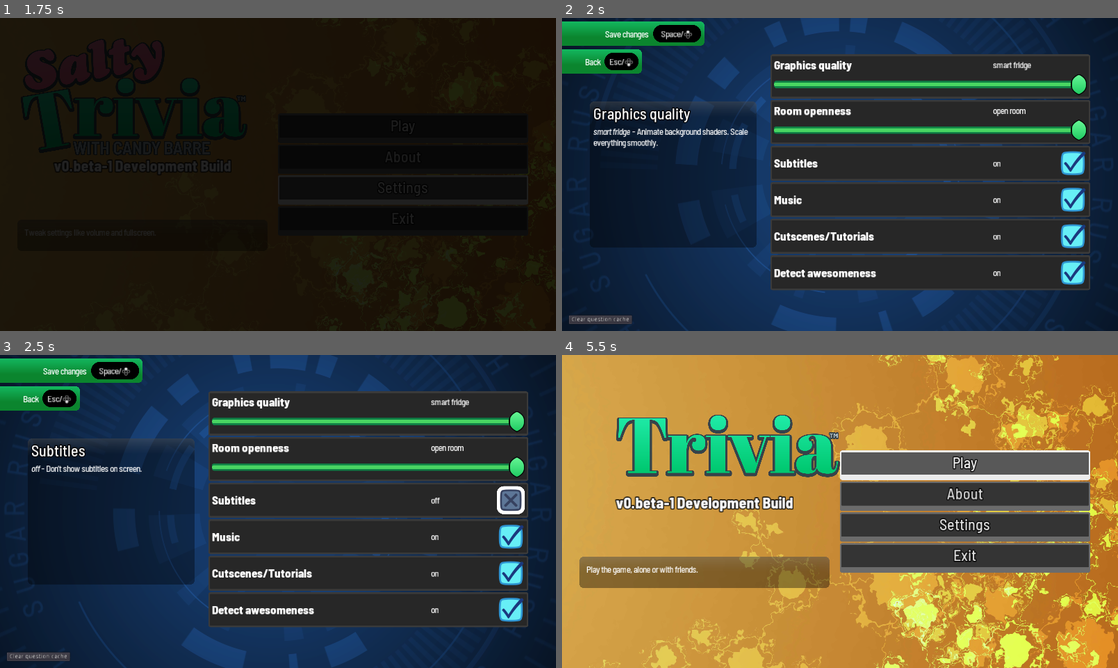
Above: before the commit, frames 1-4 (two rows, left to right).
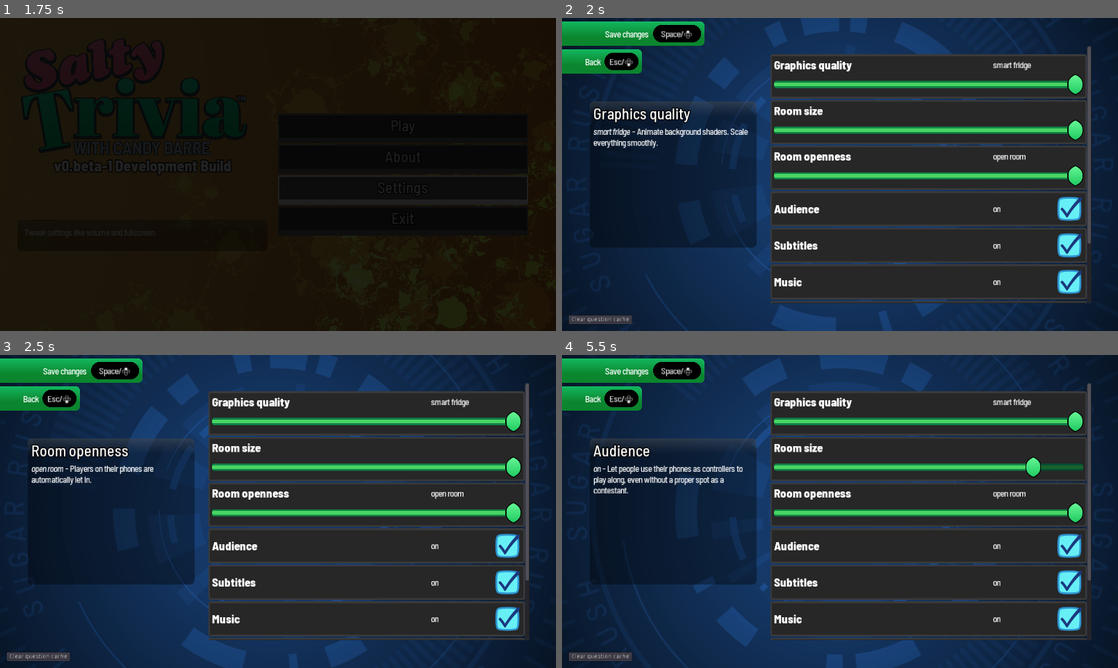
Above: after the commit, the same moments.

Repository: JapanYoshi/salty
Game: Godot game, scene res://SplashScreen.tscn
Same seed, same stepped clock (60 frames per second), same inputs: the game is played once before the commit and once after it. Sound files missing from this copy of the repository are replaced by a short silence.
Inputs (mouse positions are in pixels of both pictures, inside the frame that each line leads up to):
- Up to frame 1 (1.75 s): tap Enter (ui_accept) at 0.5, 0.77 s; move the mouse to (400, 158) at 0.52 s; hold Right (ui_right) 0.53-1.25 s; hold U (signup2) 0.53-1.25 s; click (400, 158) at 0.67 s; click "Settings" at 1.25 s
- Up to frame 2 (2 s): no input
- Up to frame 3 (2.5 s): click (511, 498) at 2.02 s
- Up to frame 4 (5.5 s): move the mouse to (728, 527) at 2.77 s; hold Down (ui_down) 2.78-3.53 s; tap O (signup2b) at 2.85 s; click (728, 527) at 2.92 s; tap Enter (ui_accept) at 3.02, 4.52, 5.27 s; move the mouse to (895, 442) at 3.52 s; hold Right (ui_right) 3.53-4.28 s; tap G at 3.6 s; click (895, 442) at 3.67 s; move the mouse to (812, 574) at 4.27 s; hold Q (signup0) 4.28-5.03 s; tap V at 4.35 s; click (812, 574) at 4.42 s; move the mouse to (1006, 558) at 5.02 s; hold Left (ui_left) from 5.03 s (still down); tap B at 5.1 s; click (1006, 558) at 5.17 s

Frame 1 is identical in both runs. In frame 2, 9.2% of the frame differs, in the area x 37-96%, y 8-92%; in frame 3, 10%; in frame 4, 92%, in the area x 0-100%, y 0-100%.
Error in both runs: Invalid get index '1' (on base: 'PoolStringArray'). (res://logo/LogoContainer.gd:16)

Commit message:
Add player count and audience options

Diff:
--- a/Settings.gd
+++ b/Settings.gd
@@ -24,6 +24,51 @@
 			}
 		]
 	},{
+		k = "room_size",
+		t = "Room size",
+		o = [
+			{
+				v = 0,
+				t = "1 player",
+				d = "Who needs that pesky competition when you can play with yourself, amirite?"
+			},
+			{
+				v = 1,
+				t = "1 - 2 players",
+				d = "A romantic round of Salty Trivia with your loved one. Or a balls-to-the-wall one-on-one duel."
+			},
+			{
+				v = 2,
+				t = "1 - 3 players",
+				d = "A classic three-way. One player slot for each of your two friends!"
+			},
+			{
+				v = 3,
+				t = "1 - 4 players",
+				d = "You think any more than 4 players is overkill, really."
+			},
+			{
+				v = 4,
+				t = "1 - 5 players",
+				d = "Shake your body if you’re feeling like a fi-i-ive-player game."
+			},
+			{
+				v = 5,
+				t = "1 - 6 players",
+				d = "A perfect number of players! (mathematically speaking, 6 is a “perfect number”)"
+			},
+			{
+				v = 6,
+				t = "1 - 7 players",
+				d = "6 out of 7 people are satisfied with a 7-player game. Screw that other 1 person."
+			},
+			{
+				v = 7,
+				t = "1 - 8 players",
+				d = "“I’m playing the whole game; I’m gonna use the whole game.”"
+			}
+		]
+	},{
 		k = "room_openness",
 		t = "Room openness",
 		o = [
@@ -35,12 +80,27 @@
 			{
 				v = 1,
 				t = "vetted",
-				d = "Players on their phones must be allowed in one by one."
+				d = "Players on their phones must be allowed in one by one. (This doesn’t apply to audience members, by the way.)"
 			},
 			{
 				v = 2,
 				t = "open room",
 				d = "Players on their phones are automatically let in."
+			}
+		]
+	},{
+		k = "audience",
+		t = "Audience",
+		o = [
+			{
+				v = false,
+				t = "off",
+				d = "If people want to play along, you want them to keep score on a piece of paper or something."
+			},
+			{
+				v = true,
+				t = "on",
+				d = "Let people use their phones as controllers to play along, even without a proper spot as a contestant."
 			}
 		]
 	},{
--- a/Settings.tscn
+++ b/Settings.tscn
@@ -306,44 +306,44 @@
 }
 
 [node name="VBoxContainer" type="VBoxContainer" parent="Scroll"]
-margin_right = 736.0
-margin_bottom = 584.0
+margin_right = 728.0
+margin_bottom = 774.0
 size_flags_horizontal = 3
 alignment = 2
 
 [node name="TopSpacer" type="Control" parent="Scroll/VBoxContainer"]
-margin_right = 736.0
+margin_right = 728.0
 margin_bottom = 16.0
 rect_min_size = Vector2( 0, 16 )
 
-[node name="PanelContainer" type="PanelContainer" parent="Scroll/VBoxContainer"]
+[node name="GraphicsQuality" type="PanelContainer" parent="Scroll/VBoxContainer"]
 margin_top = 20.0
-margin_right = 736.0
+margin_right = 728.0
 margin_bottom = 122.0
 rect_min_size = Vector2( 0, 80 )
 theme = ExtResource( 21 )
 
-[node name="VBox" type="VBoxContainer" parent="Scroll/VBoxContainer/PanelContainer"]
-margin_left = 8.0
-margin_top = 8.0
-margin_right = 728.0
+[node name="VBox" type="VBoxContainer" parent="Scroll/VBoxContainer/GraphicsQuality"]
+margin_left = 8.0
+margin_top = 8.0
+margin_right = 720.0
 margin_bottom = 94.0
 
-[node name="HSplit" type="HBoxContainer" parent="Scroll/VBoxContainer/PanelContainer/VBox"]
-margin_right = 720.0
+[node name="HSplit" type="HBoxContainer" parent="Scroll/VBoxContainer/GraphicsQuality/VBox"]
+margin_right = 712.0
 margin_bottom = 34.0
 
-[node name="Label" type="Label" parent="Scroll/VBoxContainer/PanelContainer/VBox/HSplit"]
+[node name="Label" type="Label" parent="Scroll/VBoxContainer/GraphicsQuality/VBox/HSplit"]
 margin_right = 500.0
 margin_bottom = 34.0
 rect_min_size = Vector2( 500, 0 )
 size_flags_horizontal = 0
 custom_fonts/font = ExtResource( 24 )
 
-[node name="value" type="Label" parent="Scroll/VBoxContainer/PanelContainer/VBox/HSplit"]
+[node name="value" type="Label" parent="Scroll/VBoxContainer/GraphicsQuality/VBox/HSplit"]
 margin_left = 504.0
 margin_top = 3.0
-margin_right = 720.0
+margin_right = 712.0
 margin_bottom = 30.0
 rect_min_size = Vector2( 140, 0 )
 size_flags_horizontal = 3
@@ -353,15 +353,15 @@
 "_edit_use_anchors_": false
 }
 
-[node name="HBoxContainer" type="HBoxContainer" parent="Scroll/VBoxContainer/PanelContainer/VBox"]
+[node name="HBoxContainer" type="HBoxContainer" parent="Scroll/VBoxContainer/GraphicsQuality/VBox"]
 margin_top = 38.0
-margin_right = 720.0
+margin_right = 712.0
 margin_bottom = 86.0
 
-[node name="HSlider" type="HSlider" parent="Scroll/VBoxContainer/PanelContainer/VBox/HBoxContainer"]
-margin_right = 720.0
+[node name="HSlider" type="HSlider" parent="Scroll/VBoxContainer/GraphicsQuality/VBox/HBoxContainer"]
+margin_right = 712.0
 margin_bottom = 48.0
-focus_neighbour_bottom = NodePath("../../../../PanelContainer6/VBox/HBoxContainer/HSlider")
+focus_neighbour_top = NodePath("../../../../RoomOpenness/VBox/HBoxContainer/HSlider")
 size_flags_horizontal = 3
 max_value = 2.0
 value = 2.0
@@ -369,34 +369,34 @@
 "_edit_use_anchors_": false
 }
 
-[node name="PanelContainer6" type="PanelContainer" parent="Scroll/VBoxContainer"]
+[node name="RoomSize" type="PanelContainer" parent="Scroll/VBoxContainer"]
 margin_top = 126.0
-margin_right = 736.0
+margin_right = 728.0
 margin_bottom = 228.0
 rect_min_size = Vector2( 0, 80 )
 theme = ExtResource( 21 )
 
-[node name="VBox" type="VBoxContainer" parent="Scroll/VBoxContainer/PanelContainer6"]
-margin_left = 8.0
-margin_top = 8.0
-margin_right = 728.0
+[node name="VBox" type="VBoxContainer" parent="Scroll/VBoxContainer/RoomSize"]
+margin_left = 8.0
+margin_top = 8.0
+margin_right = 720.0
 margin_bottom = 94.0
 
-[node name="HSplit" type="HBoxContainer" parent="Scroll/VBoxContainer/PanelContainer6/VBox"]
-margin_right = 720.0
+[node name="HSplit" type="HBoxContainer" parent="Scroll/VBoxContainer/RoomSize/VBox"]
+margin_right = 712.0
 margin_bottom = 34.0
 
-[node name="Label" type="Label" parent="Scroll/VBoxContainer/PanelContainer6/VBox/HSplit"]
+[node name="Label" type="Label" parent="Scroll/VBoxContainer/RoomSize/VBox/HSplit"]
 margin_right = 500.0
 margin_bottom = 34.0
 rect_min_size = Vector2( 500, 0 )
 size_flags_horizontal = 0
 custom_fonts/font = ExtResource( 24 )
 
-[node name="value" type="Label" parent="Scroll/VBoxContainer/PanelContainer6/VBox/HSplit"]
+[node name="value" type="Label" parent="Scroll/VBoxContainer/RoomSize/VBox/HSplit"]
 margin_left = 504.0
 margin_top = 3.0
-margin_right = 720.0
+margin_right = 712.0
 margin_bottom = 30.0
 rect_min_size = Vector2( 140, 0 )
 size_flags_horizontal = 3
@@ -406,15 +406,68 @@
 "_edit_use_anchors_": false
 }
 
-[node name="HBoxContainer" type="HBoxContainer" parent="Scroll/VBoxContainer/PanelContainer6/VBox"]
+[node name="HBoxContainer" type="HBoxContainer" parent="Scroll/VBoxContainer/RoomSize/VBox"]
 margin_top = 38.0
+margin_right = 712.0
+margin_bottom = 86.0
+
+[node name="HSlider" type="HSlider" parent="Scroll/VBoxContainer/RoomSize/VBox/HBoxContainer"]
+margin_right = 712.0
+margin_bottom = 48.0
+focus_neighbour_top = NodePath("../../../../RoomOpenness/VBox/HBoxContainer/HSlider")
+size_flags_horizontal = 3
+max_value = 7.0
+value = 7.0
+__meta__ = {
+"_edit_use_anchors_": false
+}
+
+[node name="RoomOpenness" type="PanelContainer" parent="Scroll/VBoxContainer"]
+margin_top = 232.0
+margin_right = 728.0
+margin_bottom = 334.0
+rect_min_size = Vector2( 0, 80 )
+theme = ExtResource( 21 )
+
+[node name="VBox" type="VBoxContainer" parent="Scroll/VBoxContainer/RoomOpenness"]
+margin_left = 8.0
+margin_top = 8.0
 margin_right = 720.0
+margin_bottom = 94.0
+
+[node name="HSplit" type="HBoxContainer" parent="Scroll/VBoxContainer/RoomOpenness/VBox"]
+margin_right = 712.0
+margin_bottom = 34.0
+
+[node name="Label" type="Label" parent="Scroll/VBoxContainer/RoomOpenness/VBox/HSplit"]
+margin_right = 500.0
+margin_bottom = 34.0
+rect_min_size = Vector2( 500, 0 )
+size_flags_horizontal = 0
+custom_fonts/font = ExtResource( 24 )
+
+[node name="value" type="Label" parent="Scroll/VBoxContainer/RoomOpenness/VBox/HSplit"]
+margin_left = 504.0
+margin_top = 3.0
+margin_right = 712.0
+margin_bottom = 30.0
+rect_min_size = Vector2( 140, 0 )
+size_flags_horizontal = 3
+custom_fonts/font = ExtResource( 18 )
+clip_text = true
+__meta__ = {
+"_edit_use_anchors_": false
+}
+
+[node name="HBoxContainer" type="HBoxContainer" parent="Scroll/VBoxContainer/RoomOpenness/VBox"]
+margin_top = 38.0
+margin_right = 712.0
 margin_bottom = 86.0
 
-[node name="HSlider" type="HSlider" parent="Scroll/VBoxContainer/PanelContainer6/VBox/HBoxContainer"]
-margin_right = 720.0
+[node name="HSlider" type="HSlider" parent="Scroll/VBoxContainer/RoomOpenness/VBox/HBoxContainer"]
+margin_right = 712.0
 margin_bottom = 48.0
-focus_neighbour_top = NodePath("../../../../PanelContainer/VBox/HBoxContainer/HSlider")
+focus_neighbour_bottom = NodePath("../../../../RoomSize/VBox/HBoxContainer/HSlider")
 size_flags_horizontal = 3
 max_value = 2.0
 value = 2.0
@@ -422,24 +475,24 @@
 "_edit_use_anchors_": false
 }
 
-[node name="PanelContainer2" type="PanelContainer" parent="Scroll/VBoxContainer"]
-margin_top = 232.0
-margin_right = 736.0
-margin_bottom = 312.0
+[node name="Audience" type="PanelContainer" parent="Scroll/VBoxContainer"]
+margin_top = 338.0
+margin_right = 728.0
+margin_bottom = 418.0
 rect_min_size = Vector2( 0, 80 )
 theme = ExtResource( 21 )
 
-[node name="VBox" type="VBoxContainer" parent="Scroll/VBoxContainer/PanelContainer2"]
-margin_left = 8.0
-margin_top = 8.0
-margin_right = 728.0
+[node name="VBox" type="VBoxContainer" parent="Scroll/VBoxContainer/Audience"]
+margin_left = 8.0
+margin_top = 8.0
+margin_right = 720.0
 margin_bottom = 72.0
 
-[node name="HSplit" type="HBoxContainer" parent="Scroll/VBoxContainer/PanelContainer2/VBox"]
-margin_right = 720.0
-margin_bottom = 64.0
-
-[node name="Label" type="Label" parent="Scroll/VBoxContainer/PanelContainer2/VBox/HSplit"]
+[node name="HSplit" type="HBoxContainer" parent="Scroll/VBoxContainer/Audience/VBox"]
+margin_right = 712.0
+margin_bottom = 64.0
+
+[node name="Label" type="Label" parent="Scroll/VBoxContainer/Audience/VBox/HSplit"]
 margin_top = 15.0
 margin_right = 500.0
 margin_bottom = 49.0
@@ -447,39 +500,82 @@
 size_flags_horizontal = 0
 custom_fonts/font = ExtResource( 24 )
 
-[node name="value" type="Label" parent="Scroll/VBoxContainer/PanelContainer2/VBox/HSplit"]
+[node name="value" type="Label" parent="Scroll/VBoxContainer/Audience/VBox/HSplit"]
 margin_left = 504.0
 margin_top = 18.0
-margin_right = 652.0
+margin_right = 644.0
 margin_bottom = 45.0
 rect_min_size = Vector2( 140, 0 )
 size_flags_horizontal = 3
 custom_fonts/font = ExtResource( 18 )
 clip_text = true
 
-[node name="SBox" type="CheckBox" parent="Scroll/VBoxContainer/PanelContainer2/VBox/HSplit"]
-margin_left = 656.0
-margin_right = 720.0
-margin_bottom = 64.0
-focus_neighbour_top = NodePath("../../../../PanelContainer6/VBox/HBoxContainer/HSlider")
+[node name="SBox" type="CheckBox" parent="Scroll/VBoxContainer/Audience/VBox/HSplit"]
+margin_left = 648.0
+margin_right = 712.0
+margin_bottom = 64.0
+focus_neighbour_top = NodePath("../../../../RoomSize/VBox/HBoxContainer/HSlider")
 pressed = true
 align = 2
 
-[node name="PanelContainer3" type="PanelContainer" parent="Scroll/VBoxContainer"]
-margin_top = 316.0
-margin_right = 736.0
-margin_bottom = 396.0
+[node name="PanelContainer6" type="PanelContainer" parent="Scroll/VBoxContainer"]
+margin_top = 422.0
+margin_right = 728.0
+margin_bottom = 502.0
 rect_min_size = Vector2( 0, 80 )
 theme = ExtResource( 21 )
 
+[node name="VBox" type="VBoxContainer" parent="Scroll/VBoxContainer/PanelContainer6"]
+margin_left = 8.0
+margin_top = 8.0
+margin_right = 720.0
+margin_bottom = 72.0
+
+[node name="HSplit" type="HBoxContainer" parent="Scroll/VBoxContainer/PanelContainer6/VBox"]
+margin_right = 712.0
+margin_bottom = 64.0
+
+[node name="Label" type="Label" parent="Scroll/VBoxContainer/PanelContainer6/VBox/HSplit"]
+margin_top = 15.0
+margin_right = 500.0
+margin_bottom = 49.0
+rect_min_size = Vector2( 500, 0 )
+size_flags_horizontal = 0
+custom_fonts/font = ExtResource( 24 )
+
+[node name="value" type="Label" parent="Scroll/VBoxContainer/PanelContainer6/VBox/HSplit"]
+margin_left = 504.0
+margin_top = 18.0
+margin_right = 644.0
+margin_bottom = 45.0
+rect_min_size = Vector2( 140, 0 )
+size_flags_horizontal = 3
+custom_fonts/font = ExtResource( 18 )
+clip_text = true
+
+[node name="SBox" type="CheckBox" parent="Scroll/VBoxContainer/PanelContainer6/VBox/HSplit"]
+margin_left = 648.0
+margin_right = 712.0
+margin_bottom = 64.0
+focus_neighbour_top = NodePath("../../../../RoomSize/VBox/HBoxContainer/HSlider")
+pressed = true
+align = 2
+
+[node name="PanelContainer3" type="PanelContainer" parent="Scroll/VBoxContainer"]
+margin_top = 506.0
+margin_right = 728.0
+margin_bottom = 586.0
+rect_min_size = Vector2( 0, 80 )
+theme = ExtResource( 21 )
+
 [node name="VBox" type="VBoxContainer" parent="Scroll/VBoxContainer/PanelContainer3"]
 margin_left = 8.0
 margin_top = 8.0
-margin_right = 728.0
+margin_right = 720.0
 margin_bottom = 72.0
 
 [node name="HSplit" type="HBoxContainer" parent="Scroll/VBoxContainer/PanelContainer3/VBox"]
-margin_right = 720.0
+margin_right = 712.0
 margin_bottom = 64.0
 
 [node name="Label" type="Label" parent="Scroll/VBoxContainer/PanelContainer3/VBox/HSplit"]
@@ -493,7 +589,7 @@
 [node name="value" type="Label" parent="Scroll/VBoxContainer/PanelContainer3/VBox/HSplit"]
 margin_left = 504.0
 margin_top = 18.0
-margin_right = 652.0
+margin_right = 644.0
 margin_bottom = 45.0
 rect_min_size = Vector2( 140, 0 )
 size_flags_horizontal = 3
@@ -501,27 +597,27 @@
 clip_text = true
 
 [node name="SBox" type="CheckBox" parent="Scroll/VBoxContainer/PanelContainer3/VBox/HSplit"]
-margin_left = 656.0
-margin_right = 720.0
+margin_left = 648.0
+margin_right = 712.0
 margin_bottom = 64.0
 pressed = true
 align = 2
 
 [node name="PanelContainer4" type="PanelContainer" parent="Scroll/VBoxContainer"]
-margin_top = 400.0
-margin_right = 736.0
-margin_bottom = 480.0
+margin_top = 590.0
+margin_right = 728.0
+margin_bottom = 670.0
 rect_min_size = Vector2( 0, 80 )
 theme = ExtResource( 21 )
 
 [node name="VBox" type="VBoxContainer" parent="Scroll/VBoxContainer/PanelContainer4"]
 margin_left = 8.0
 margin_top = 8.0
-margin_right = 728.0
+margin_right = 720.0
 margin_bottom = 72.0
 
 [node name="HSplit" type="HBoxContainer" parent="Scroll/VBoxContainer/PanelContainer4/VBox"]
-margin_right = 720.0
+margin_right = 712.0
 margin_bottom = 64.0
 
 [node name="Label" type="Label" parent="Scroll/VBoxContainer/PanelContainer4/VBox/HSplit"]
@@ -535,7 +631,7 @@
 [node name="value" type="Label" parent="Scroll/VBoxContainer/PanelContainer4/VBox/HSplit"]
 margin_left = 504.0
 margin_top = 18.0
-margin_right = 652.0
+margin_right = 644.0
 margin_bottom = 45.0
 rect_min_size = Vector2( 140, 0 )
 size_flags_horizontal = 3
@@ -543,27 +639,27 @@
 clip_text = true
 
 [node name="SBox" type="CheckBox" parent="Scroll/VBoxContainer/PanelContainer4/VBox/HSplit"]
-margin_left = 656.0
-margin_right = 720.0
+margin_left = 648.0
+margin_right = 712.0
 margin_bottom = 64.0
 pressed = true
 align = 2
 
 [node name="PanelContainer5" type="PanelContainer" parent="Scroll/VBoxContainer"]
-margin_top = 484.0
-margin_right = 736.0
-margin_bottom = 564.0
+margin_top = 674.0
+margin_right = 728.0
+margin_bottom = 754.0
 rect_min_size = Vector2( 0, 80 )
 theme = ExtResource( 21 )
 
 [node name="VBox" type="VBoxContainer" parent="Scroll/VBoxContainer/PanelContainer5"]
 margin_left = 8.0
 margin_top = 8.0
-margin_right = 728.0
+margin_right = 720.0
 margin_bottom = 72.0
 
 [node name="HSplit" type="HBoxContainer" parent="Scroll/VBoxContainer/PanelContainer5/VBox"]
-margin_right = 720.0
+margin_right = 712.0
 margin_bottom = 64.0
 
 [node name="Label" type="Label" parent="Scroll/VBoxContainer/PanelContainer5/VBox/HSplit"]
@@ -577,7 +673,7 @@
 [node name="value" type="Label" parent="Scroll/VBoxContainer/PanelContainer5/VBox/HSplit"]
 margin_left = 504.0
 margin_top = 18.0
-margin_right = 652.0
+margin_right = 644.0
 margin_bottom = 45.0
 rect_min_size = Vector2( 140, 0 )
 size_flags_horizontal = 3
@@ -585,16 +681,16 @@
 clip_text = true
 
 [node name="SBox" type="CheckBox" parent="Scroll/VBoxContainer/PanelContainer5/VBox/HSplit"]
-margin_left = 656.0
-margin_right = 720.0
+margin_left = 648.0
+margin_right = 712.0
 margin_bottom = 64.0
 pressed = true
 align = 2
 
 [node name="BottomSpacer" type="Control" parent="Scroll/VBoxContainer"]
-margin_top = 568.0
-margin_right = 736.0
-margin_bottom = 584.0
+margin_top = 758.0
+margin_right = 728.0
+margin_bottom = 774.0
 rect_min_size = Vector2( 0, 16 )
 
 [node name="Details" type="Panel" parent="."]
@@ -679,23 +775,29 @@
 grow_vertical = 0
 text = "Clear question cache"
 
-[connection signal="mouse_entered" from="Scroll/VBoxContainer/PanelContainer" to="." method="_on_option_mouse_entered" binds= [ 0 ]]
-[connection signal="focus_entered" from="Scroll/VBoxContainer/PanelContainer/VBox/HBoxContainer/HSlider" to="." method="_change_focus" binds= [ 0 ]]
-[connection signal="value_changed" from="Scroll/VBoxContainer/PanelContainer/VBox/HBoxContainer/HSlider" to="." method="_on_HSlider_value_changed"]
-[connection signal="mouse_entered" from="Scroll/VBoxContainer/PanelContainer6" to="." method="_on_option_mouse_entered" binds= [ 1 ]]
-[connection signal="focus_entered" from="Scroll/VBoxContainer/PanelContainer6/VBox/HBoxContainer/HSlider" to="." method="_change_focus" binds= [ 1 ]]
-[connection signal="value_changed" from="Scroll/VBoxContainer/PanelContainer6/VBox/HBoxContainer/HSlider" to="." method="_on_HSlider_value_changed"]
-[connection signal="mouse_entered" from="Scroll/VBoxContainer/PanelContainer2" to="." method="_on_option_mouse_entered" binds= [ 2 ]]
-[connection signal="focus_entered" from="Scroll/VBoxContainer/PanelContainer2/VBox/HSplit/SBox" to="." method="_change_focus" binds= [ 2 ]]
-[connection signal="toggled" from="Scroll/VBoxContainer/PanelContainer2/VBox/HSplit/SBox" to="." method="_on_check_toggled"]
-[connection signal="mouse_entered" from="Scroll/VBoxContainer/PanelContainer3" to="." method="_on_option_mouse_entered" binds= [ 3 ]]
-[connection signal="focus_entered" from="Scroll/VBoxContainer/PanelContainer3/VBox/HSplit/SBox" to="." method="_change_focus" binds= [ 3 ]]
+[connection signal="mouse_entered" from="Scroll/VBoxContainer/GraphicsQuality" to="." method="_on_option_mouse_entered" binds= [ 0 ]]
+[connection signal="focus_entered" from="Scroll/VBoxContainer/GraphicsQuality/VBox/HBoxContainer/HSlider" to="." method="_change_focus" binds= [ 0 ]]
+[connection signal="value_changed" from="Scroll/VBoxContainer/GraphicsQuality/VBox/HBoxContainer/HSlider" to="." method="_on_HSlider_value_changed"]
+[connection signal="mouse_entered" from="Scroll/VBoxContainer/RoomSize" to="." method="_on_option_mouse_entered" binds= [ 1 ]]
+[connection signal="focus_entered" from="Scroll/VBoxContainer/RoomSize/VBox/HBoxContainer/HSlider" to="." method="_change_focus" binds= [ 1 ]]
+[connection signal="value_changed" from="Scroll/VBoxContainer/RoomSize/VBox/HBoxContainer/HSlider" to="." method="_on_HSlider_value_changed"]
+[connection signal="mouse_entered" from="Scroll/VBoxContainer/RoomOpenness" to="." method="_on_option_mouse_entered" binds= [ 2 ]]
+[connection signal="focus_entered" from="Scroll/VBoxContainer/RoomOpenness/VBox/HBoxContainer/HSlider" to="." method="_change_focus" binds= [ 2 ]]
+[connection signal="value_changed" from="Scroll/VBoxContainer/RoomOpenness/VBox/HBoxContainer/HSlider" to="." method="_on_HSlider_value_changed"]
+[connection signal="mouse_entered" from="Scroll/VBoxContainer/Audience" to="." method="_on_option_mouse_entered" binds= [ 3 ]]
+[connection signal="focus_entered" from="Scroll/VBoxContainer/Audience/VBox/HSplit/SBox" to="." method="_change_focus" binds= [ 3 ]]
+[connection signal="toggled" from="Scroll/VBoxContainer/Audience/VBox/HSplit/SBox" to="." method="_on_check_toggled"]
+[connection signal="mouse_entered" from="Scroll/VBoxContainer/PanelContainer6" to="." method="_on_option_mouse_entered" binds= [ 4 ]]
+[connection signal="focus_entered" from="Scroll/VBoxContainer/PanelContainer6/VBox/HSplit/SBox" to="." method="_change_focus" binds= [ 4 ]]
+[connection signal="toggled" from="Scroll/VBoxContainer/PanelContainer6/VBox/HSplit/SBox" to="." method="_on_check_toggled"]
+[connection signal="mouse_entered" from="Scroll/VBoxContainer/PanelContainer3" to="." method="_on_option_mouse_entered" binds= [ 5 ]]
+[connection signal="focus_entered" from="Scroll/VBoxContainer/PanelContainer3/VBox/HSplit/SBox" to="." method="_change_focus" binds= [ 5 ]]
 [connection signal="toggled" from="Scroll/VBoxContainer/PanelContainer3/VBox/HSplit/SBox" to="." method="_on_check_toggled"]
-[connection signal="mouse_entered" from="Scroll/VBoxContainer/PanelContainer4" to="." method="_on_option_mouse_entered" binds= [ 4 ]]
-[connection signal="focus_entered" from="Scroll/VBoxContainer/PanelContainer4/VBox/HSplit/SBox" to="." method="_change_focus" binds= [ 4 ]]
+[connection signal="mouse_entered" from="Scroll/VBoxContainer/PanelContainer4" to="." method="_on_option_mouse_entered" binds= [ 6 ]]
+[connection signal="focus_entered" from="Scroll/VBoxContainer/PanelContainer4/VBox/HSplit/SBox" to="." method="_change_focus" binds= [ 6 ]]
 [connection signal="toggled" from="Scroll/VBoxContainer/PanelContainer4/VBox/HSplit/SBox" to="." method="_on_check_toggled"]
-[connection signal="mouse_entered" from="Scroll/VBoxContainer/PanelContainer5" to="." method="_on_option_mouse_entered" binds= [ 5 ]]
-[connection signal="focus_entered" from="Scroll/VBoxContainer/PanelContainer5/VBox/HSplit/SBox" to="." method="_change_focus" binds= [ 5 ]]
+[connection signal="mouse_entered" from="Scroll/VBoxContainer/PanelContainer5" to="." method="_on_option_mouse_entered" binds= [ 7 ]]
+[connection signal="focus_entered" from="Scroll/VBoxContainer/PanelContainer5/VBox/HSplit/SBox" to="." method="_change_focus" binds= [ 7 ]]
 [connection signal="toggled" from="Scroll/VBoxContainer/PanelContainer5/VBox/HSplit/SBox" to="." method="_on_check_toggled"]
 [connection signal="back_pressed" from="BackButton" to="." method="_on_BackButton_back_pressed"]
 [connection signal="back_pressed" from="SaveButton" to="." method="_on_SaveButton_pressed"]
